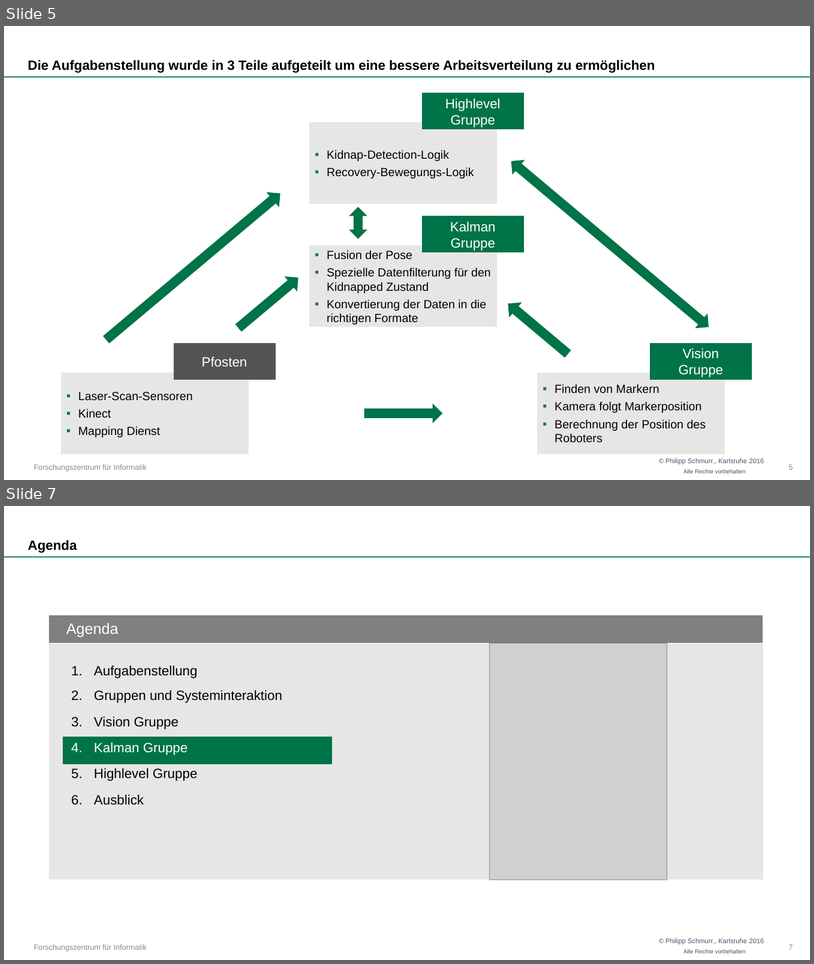
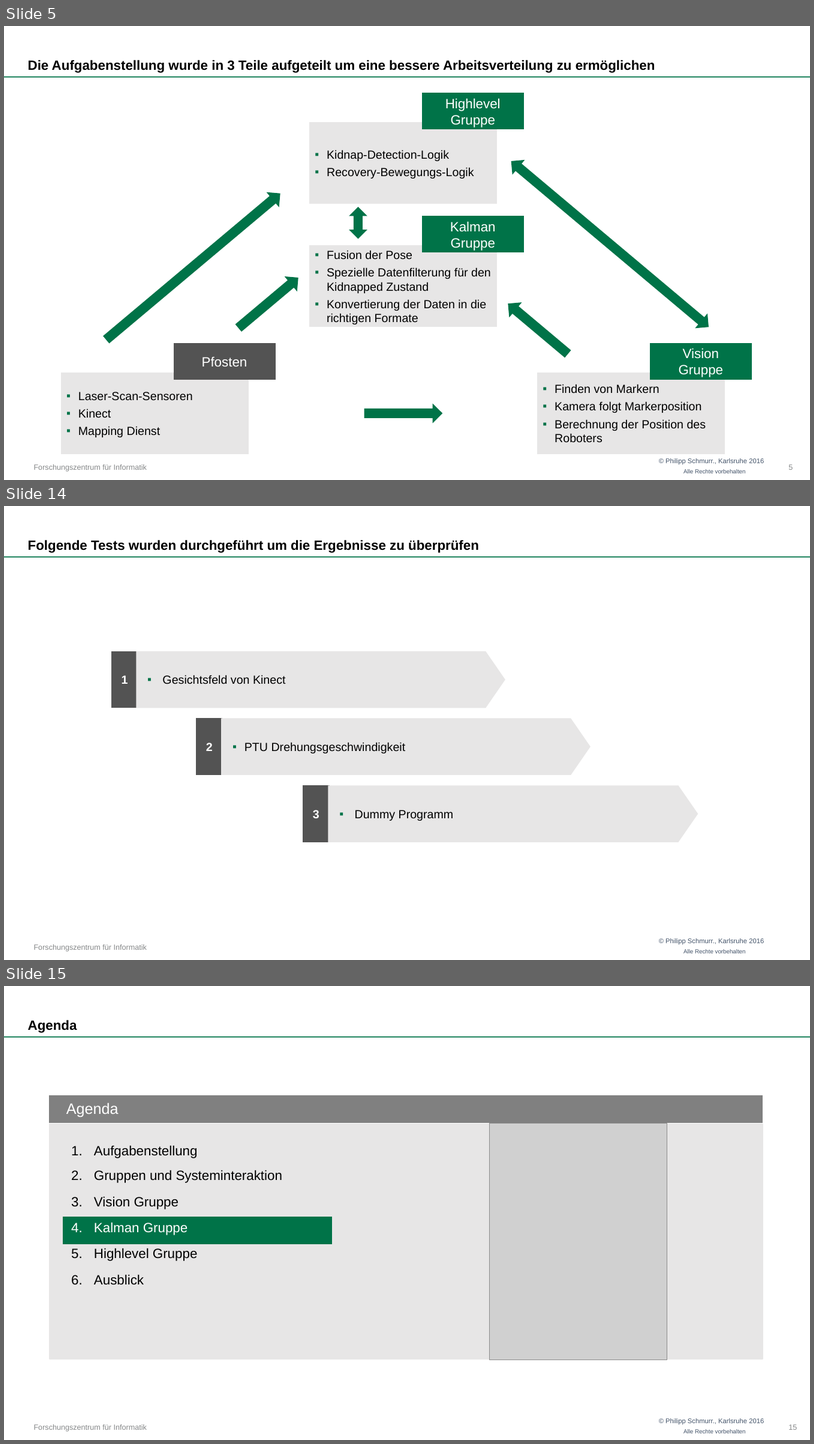
Before and after one commit to OtonoKakuei/robprak1516-documentation, a slide deck: robprak1516-presentation.pptx. Shown one above the other, each under a label of ours: slides 5 and 7 before the commit, slides 5, 14 and 15 after it; the slides between them are not shown. The pictures are 814x964 and 814x1444 pixels, drawn with LibreOffice and Linux fonts; fonts in the diff are those of the drawing; grey boxes stand for pictures; background and template pictures are left out. Boxes give left, top, right and bottom in pixels: in the first picture for what was removed or moved away, otherwise in the second. Text is boxed around its words. In the diff, an @@ line names an element or a change of style, - is before the commit and + after.

```diff
--- a/robprak1516-presentation.pptx
+++ b/robprak1516-presentation.pptx
@@ slide 14 added at bbox=[4, 506, 810, 960], background #FFFFFF; not listed: 4 template elements that a slide beside it also shows @@
@@ title added at bbox=[28, 540, 479, 553], 16 pt, text #000000, bold @@
+Folgende Tests wurden durchgeführt um die Ergebnisse zu überprüfen
@@ rectangle added at bbox=[112, 652, 138, 708], fill #525252, outline #525252 1.5 pt, 14 pt, text #FFFFFF, bold @@
+1
@@ pentagon arrow added at bbox=[137, 652, 505, 708], fill #E7E6E6, outline #E7E6E6 1.5 pt, 14 pt, text #000000 @@
+▪ Gesichtsfeld von Kinect
@@ rectangle added at bbox=[197, 719, 222, 775], fill #525252, outline #525252 1.5 pt, 14 pt, text #FFFFFF, bold @@
+2
@@ pentagon arrow added at bbox=[222, 719, 590, 775], fill #E7E6E6, outline #E7E6E6 1.5 pt, 14 pt, text #000000 @@
+▪ PTU Drehungsgeschwindigkeit
@@ rectangle added at bbox=[303, 786, 329, 842], fill #525252, outline #525252 1.5 pt, 14 pt, text #FFFFFF, bold @@
+3
@@ pentagon arrow added at bbox=[329, 786, 698, 842], fill #E7E6E6, outline #E7E6E6 1.5 pt, 14 pt, text #000000 @@
+▪ Dummy Programm
@@ what was slide 7 is now slide 15 @@
@@ page number at bbox=[789, 1424, 797, 1429]: text changed @@
-7
+15
```
Also in this commit, not shown: 1 slide changed, 7 other slides added.
